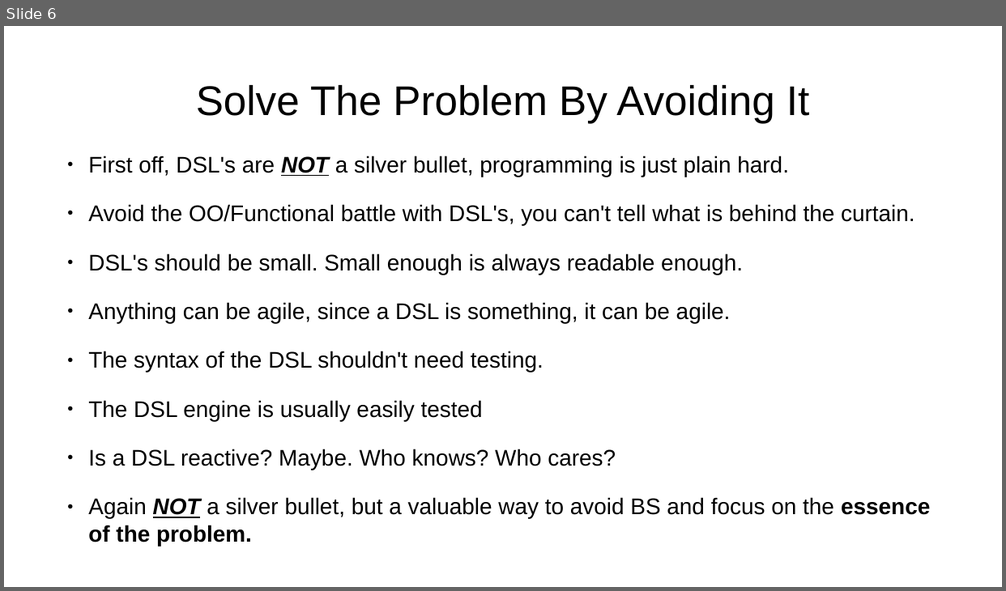
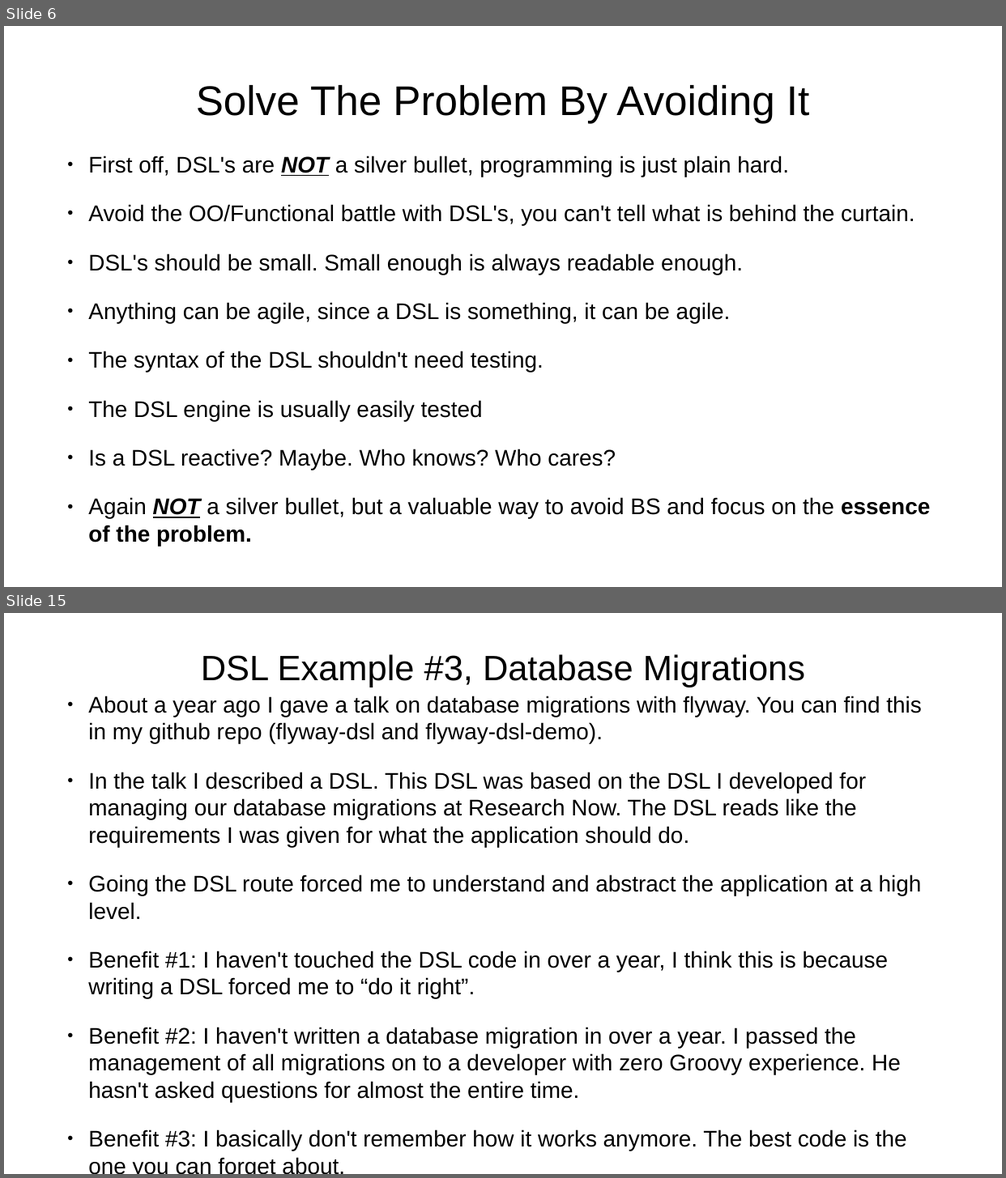
Before and after one commit to dwclark/modern-dsls, a slide deck: presentation.odp. Shown one above the other, each under a label of ours: slide 6 before the commit, slides 6 and 15 after it; the slides between them are not shown. The pictures are 1006x591 and 1006x1178 pixels, drawn with LibreOffice and Linux fonts; fonts in the diff are those of the drawing. Boxes give left, top, right and bottom in pixels: in the first picture for what was removed or moved away, otherwise in the second. Text is boxed around its words. In the diff, an @@ line names an element or a change of style, - is before the commit and + after.

```diff
--- a/presentation.odp
+++ b/presentation.odp
@@ slide 15 added at (4,613,1002,1174), background #FFFFFF @@
@@ title added at (201,654,805,688), 28 pt, text #000000 @@
+DSL Example #3, Database Migrations
@@ text added at (88,696,922,1151), 18 pt, text #000000 @@
+● About a year ago I gave a talk on database migrations with flyway. You can find this in my github repo (flyway-dsl and flyway-dsl-demo).
+● In the talk I described a DSL. This DSL was based on the DSL I developed for managing our database migrations at Research Now. The DSL reads like the requirements I was given for what the application should do.
+● Going the DSL route forced me to understand and abstract the application at a high level.
+● Benefit #1: I haven't touched the DSL code in over a year, I think this is because writing a DSL forced me to “do it right”.
+● Benefit #2: I haven't written a database migration in over a year. I passed the management of all migrations on to a developer with zero Groovy experience. He hasn't asked questions for almost the entire time.
+● Benefit #3: I basically don't remember how it works anymore. The best code is the one you can forget about.
```
Also in this commit, not shown: 3 slides changed, 8 other slides added, 1 other file.
